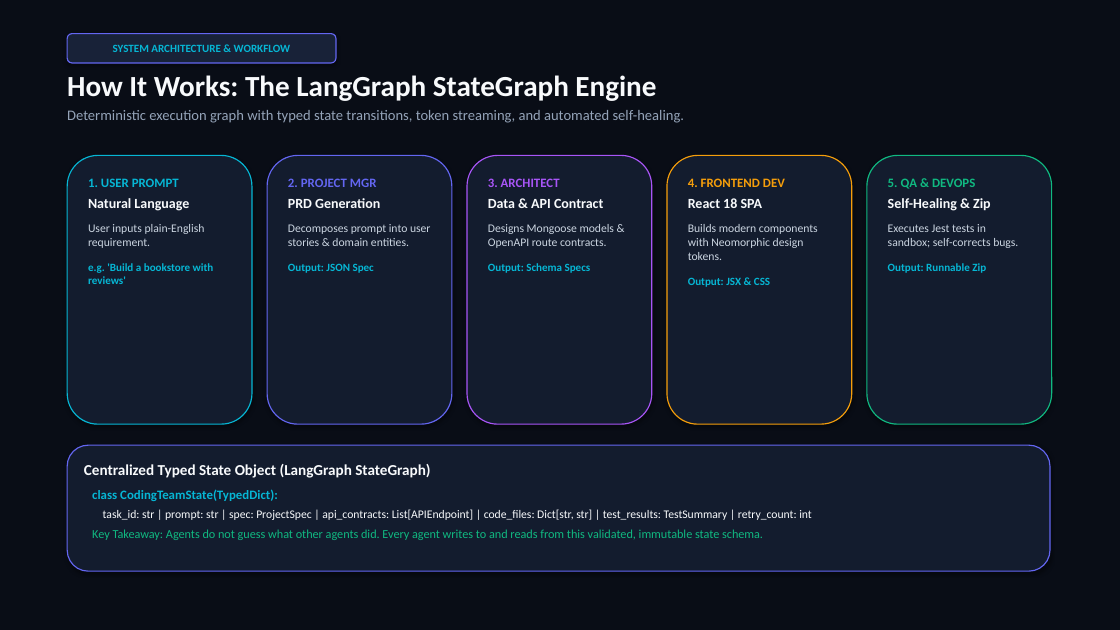
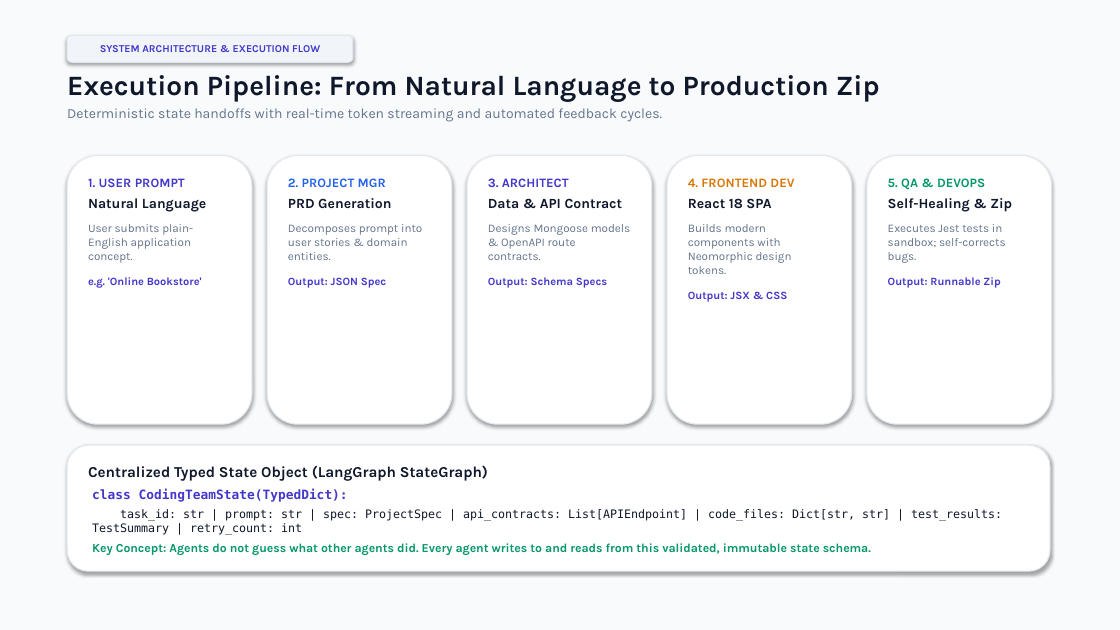
Before and after one commit to amohdanas125/AI-Coding-Team-autonomous-multi-agent-platform, a slide deck: slide 6 of ai-coding-team/AI_Coding_Team_Project_Presentation.pptx (slide 4 before the commit). Drawn at 1120x630 pixels with LibreOffice and Linux fonts; fonts in the diff are those of the drawing. Boxes give left, top, right and bottom in pixels: in the first picture for what was removed or moved away, otherwise in the second. Text is boxed around its words. In the diff, an @@ line names an element or a change of style, - is before the commit and + after.

Commit message:
docs: redesign PPTX to clean executive light theme with browser mockups and detailed tool mapping

```diff
--- a/ai-coding-team/AI_Coding_Team_Project_Presentation.pptx
+++ b/ai-coding-team/AI_Coding_Team_Project_Presentation.pptx
@@ rectangle at [0,0,1120,630]: fill #090D16 to #F8FAFC @@
@@ rounded rectangle "SYSTEM ARCHITECTURE & EXECUTION FLOW": place and size @@
-rounded rectangle "SYSTEM ARCHITECTURE & EXECUTION FLOW" at [67,34,336,63]
+rounded rectangle "SYSTEM ARCHITECTURE & EXECUTION FLOW" at [67,35,353,62]
@@ rounded rectangle "SYSTEM ARCHITECTURE & EXECUTION FLOW" at [67,35,353,62]: fill #182238 to #F1F5F9; outline #6366F1 1 pt to #E2E8F0 1 pt @@
@@ text in rounded rectangle at [100,45,320,52]: text changed; size 9.5 to 9 pt; font Calibri to Karla; text colour #06B6D4 to #4338CA @@
-SYSTEM ARCHITECTURE & WORKFLOW
+SYSTEM ARCHITECTURE & EXECUTION FLOW
@@ text at [67,75,880,122]: text changed; size 12.5 to 12 pt; font Calibri to Karla; text colour #94A3B8 to #64748B @@
-How It Works: The LangGraph StateGraph Engine
-Deterministic execution graph with typed state transitions, token streaming, and automated self-healing.
+Execution Pipeline: From Natural Language to Production Zip
+Deterministic state handoffs with real-time token streaming and automated feedback cycles.
@@ rounded rectangle at [67,155,252,424]: fill #131C2E to #FFFFFF; outline #06B6D4 1 pt to #E2E8F0 1 pt @@
@@ text at [88,178,206,212]: font Calibri to Karla in "1. USER PROMPT", "Natural Language"; text colour #06B6D4 to #4338CA in "1. USER PROMPT"; text colour #F8FAFC to #0F172A in "Natural Language" @@
@@ rounded rectangle at [267,155,452,424]: fill #131C2E to #FFFFFF; outline #6366F1 1 pt to #E2E8F0 1 pt @@
@@ text "2. PROJECT MGR" at [288,178,422,288]: font Calibri to Karla; text colour #6366F1 to #2563EB in "2. PROJECT MGR"; text colour #F8FAFC to #0F172A in "PRD Generation"; text colour #CBD5E1 to #64748B in "Decomposes prompt into user stories & domain ..."; text colour #06B6D4 to #4338CA in "Output: JSON Spec" @@
@@ rounded rectangle at [467,155,652,424]: fill #131C2E to #FFFFFF; outline #A855F7 1 pt to #E2E8F0 1 pt @@
@@ text "3. ARCHITECT" at [488,178,630,288]: font Calibri to Karla; text colour #A855F7 to #4338CA in "3. ARCHITECT"; text colour #F8FAFC to #0F172A in "Data & API Contract"; text colour #CBD5E1 to #64748B in "Designs Mongoose models & OpenAPI route contracts."; text colour #06B6D4 to #4338CA in "Output: Schema Specs" @@
@@ rounded rectangle at [667,155,852,424]: fill #131C2E to #FFFFFF; outline #F59E0B 1 pt to #E2E8F0 1 pt @@
@@ text "4. FRONTEND DEV" at [688,178,794,302]: font Calibri to Karla; text colour #F59E0B to #D97706 in "4. FRONTEND DEV"; text colour #F8FAFC to #0F172A in "React 18 SPA"; text colour #CBD5E1 to #64748B in "Builds modern components with Neomorphic design tokens."; text colour #06B6D4 to #4338CA in "Output: JSX & CSS" @@
@@ rounded rectangle at [867,155,1052,424]: fill #131C2E to #FFFFFF; outline #10B981 1 pt to #E2E8F0 1 pt @@
@@ text "5. QA & DEVOPS" at [888,178,1012,288]: font Calibri to Karla; text colour #10B981 to #059669 in "5. QA & DEVOPS"; text colour #F8FAFC to #0F172A in "Self-Healing & Zip"; text colour #CBD5E1 to #64748B in "Executes Jest tests in sandbox; self-corrects bugs."; text colour #06B6D4 to #4338CA in "Output: Runnable Zip" @@
@@ text at [88,224,202,288]: text changed; font Calibri to Karla; text colour #CBD5E1 to #64748B @@
-User inputs plain-English requirement.
-e.g. 'Build a bookstore with reviews'
+User submits plain-English application concept.
+e.g. 'Online Bookstore'
@@ rounded rectangle at [67,445,1050,571]: fill #131C2E to #FFFFFF; outline #6366F1 1 pt to #E2E8F0 1 pt @@
@@ text "Centralized Typed State Object (LangGraph ..." at [88,465,488,481]: font Calibri to Karla, text colour #F8FAFC to #0F172A @@
@@ text at [92,489,1002,535]: font Calibri to DejaVu Sans Mono in "class CodingTeamState(TypedDict):", "task_id: str | prompt: str | spec: ..."; text colour #06B6D4 to #4338CA in "class CodingTeamState(TypedDict):"; text colour #F8FAFC to #0F172A in "task_id: str | prompt: str | spec: ..." @@
@@ text at [92,543,871,555]: text changed; font Calibri to Karla; text colour #10B981 to #059669; bold on @@
-Key Takeaway: Agents do not guess what other agents did. Every agent writes to and reads from this validated, immutable state schema.
+Key Concept: Agents do not guess what other agents did. Every agent writes to and reads from this validated, immutable state schema.
```
Also in this commit, not shown: 9 other slides changed, 2 slides added, 2 slides removed, 1 other file.
